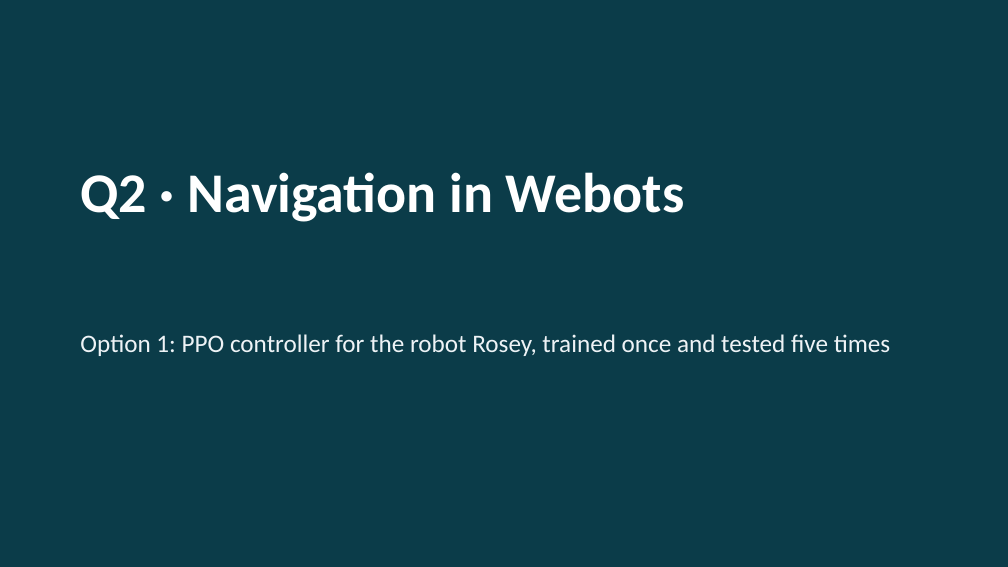
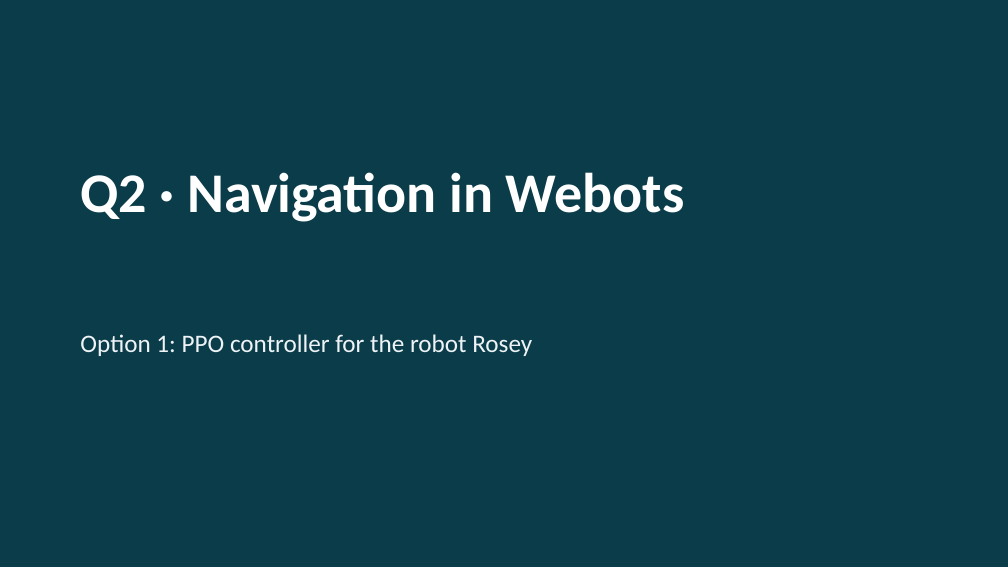
Before and after one commit to AreGundersen/MAS512, a slide deck: slide 15 of Assignment 3/MAS512_assignment3_gr5.pptx. Drawn at 1008x567 pixels with LibreOffice and Linux fonts; fonts in the diff are those of the drawing. Boxes give left, top, right and bottom in pixels: in the first picture for what was removed or moved away, otherwise in the second. Text is boxed around its words. In the diff, an @@ line names an element or a change of style, - is before the commit and + after.

```diff
--- a/Assignment 3/MAS512_assignment3_gr5.pptx
+++ b/Assignment 3/MAS512_assignment3_gr5.pptx
@@ text at [80,334,532,356]: text changed @@
-Option 1: PPO controller for the robot Rosey, trained once and tested five times
+Option 1: PPO controller for the robot Rosey
```
Also in this commit, not shown: 6 other slides changed, 1 slide removed, 33 other files.
